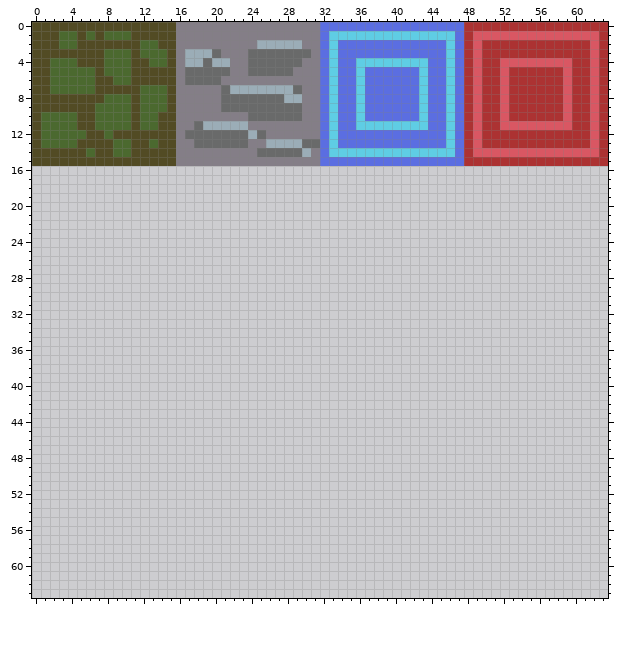
Edited in one commit: pixel-art sprite (games/maze/assets/blocks.16.png). The picture above is the old version.
The file is 64x64 pixels.
Once edited:
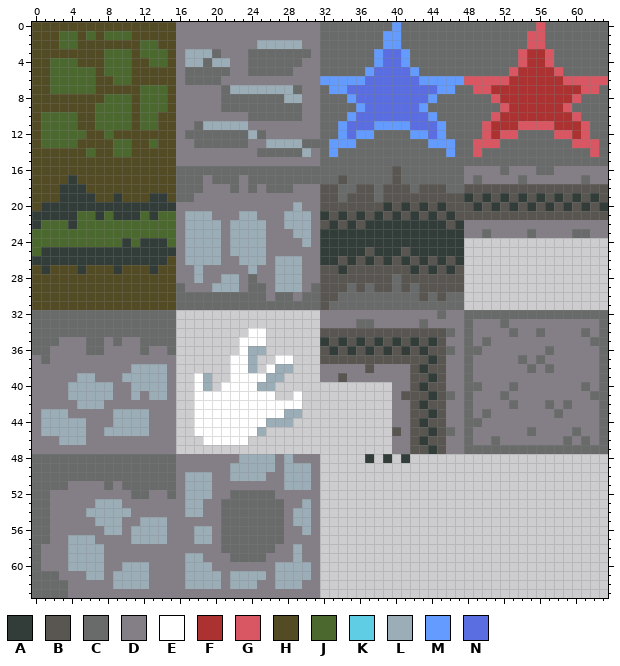
Palette (. is transparent): A #323c39  B #595652  C #696a6a  D #847e87  E #ffffff  F #ac3232  G #d95763  H #524b24  J #4b692f  K #5fcde4  L #9badb7  M #639bff  N #5b6ee1
Changes in this commit:
y 0: x 32..63 NNNNNNNNNNNNNNNNFFFFFFFFFFFFFFFF -> CCCCCCCCMCCCCCCCCCCCCCCCGCCCCCCC
y 1: x 32..54 NKKKKKKKKKKKKKKNFGGGGGG -> CCCCCCCMMCCCCCCCCCCCCCC; x 57..63 GGGGGGF -> CCCCCCC
y 2: x 32..63 NKNNNNNNNNNNNNKNFGFFFFFFFFFFFFGF -> CCCCCCCMMCCCCCCCCCCCCCCGGCCCCCCC
y 3: x 32..38 NKNNNNN -> CCCCCCM; x 41..54 NNNNNKNFGFFFFF -> MCCCCCCCCCCCCG; x 57..63 FFFFFGF -> GCCCCCC
y 4: x 32..53 NKNNKKKKKKKKNNKNFGFFGG -> CCCCCCMNNMCCCCCCCCCCCC; x 55..56 GG -> FF; x 58..63 GGFFGF -> CCCCCC
y 5: x 32..37 NKNNKN -> CCCCCM; x 42..53 NKNNKNFGFFGF -> MCCCCCCCCCCG; x 58..63 FGFFGF -> GCCCCC
y 6: x 32..36 NKNNK -> MMMMM; x 43..48 KNNKNF -> MMMMMG; x 50..51 FF -> GG; x 60..61 FF -> GG; x 63 F -> G
y 7: x 32..34 NKN -> CMM; x 36 K -> N; x 43 K -> N; x 45..48 NKNF -> MMCC; x 50 F -> G; x 52 G -> F; x 59 G -> F; x 61 F -> G; x 63 F -> C
y 8: x 32..36 NKNNK -> CCCMN; x 43..52 KNNKNFGFFG -> NMCCCCCCGF; x 59..63 GFFGF -> FGCCC
y 9: x 32..36 NKNNK -> CCCCM; x 43..51 KNNKNFGFF -> MCCCCCCCC; x 60..63 FFGF -> CCCC
y 10: x 32..36 NKNNK -> CCCMN; x 43..52 KNNKNFGFFG -> NMCCCCCCGF; x 59..63 GFFGF -> FGCCC
y 11: x 32..34 NKN -> CCM; x 36..43 KKKKKKKK -> NNMMMMNN; x 45..50 NKNFGF -> MCCCCG; x 52..53 GG -> FF; x 58..59 GG -> FF; x 61..63 FGF -> GCC
y 12: x 32..34 NKN -> CCM; x 36..43 NNNNNNNN -> MMCCCCMM; x 45..50 NKNFGF -> MCCCCG; x 52..59 FFFFFFFF -> GGCCCCGG; x 61..63 FGF -> GCC
y 13: x 32..48 NKNNNNNNNNNNNNKNF -> CMMMCCCCCCCCMMMCC; x 50..61 FFFFFFFFFFFF -> GGCCCCCCCCGG; x 63 F -> C
y 14: x 32..48 NKKKKKKKKKKKKKKNF -> CMCCCCCCCCCCCCMCC; x 50..61 GGGGGGGGGGGG -> CCCCCCCCCCCC; x 63 F -> C
y 15: x 32..63 NNNNNNNNNNNNNNNNFFFFFFFFFFFFFFFF -> CCCCCCCCCCCCCCCCCCCCCCCCCCCCCCCC
y 16: x 0..63 ................................................................ -> HHHHHHHHHHHHHHHHCCCCCCCCCCCCCCCCCCCCCCCCBCCCCCCCDDDDCDDDCCDDDDDD
y 17: x 0..63 ................................................................ -> HHHHAHHHHHHHHHHHCCCDCCCDCCCCCCCCCCBCCCCCBCCCCCCCDCDDDDCDDDDDDCDD
y 18: x 0..63 ................................................................ -> HHHAAAHHHHHHHHHHCCCDDDCDCDCCCDDDBBCCBBCBBBCBBBCCBBBBBBBBBBBBBBBB
y 19: x 0..63 ................................................................ -> HHHAAAAHHAHHHAAHCCDDDDDDDDDDDDDDBBCBBBCBBBBBBBBBABABABABABABABAB
y 20: x 0..63 ................................................................ -> HAAAAAAAAAAAAAAADDDDDDDDDDDDDLDDBBBBBBBABABABABBBABABABABABABABA
y 21: x 0..63 ................................................................ -> AAAAAJJAJAAAJAJJDLLLDDDLLDDDLLLDABABABABABABABABBBBBBBBBBBBBBBBB
y 22: x 0..63 ................................................................ -> AJJJAJJJJJJJJJJJDLLLLDLLLLDDLLLDBABABAAAAAAAAABADDDDDDDDDDDDDDDD
y 23: x 0..63 ................................................................ -> JJJJJJJJJJJJJJJJDLLLLDLLLLDDDLLDAAAAAAAAAAAAAAAADDCDDDDCDDDDCCDD
y 24: x 0..47 ................................................ -> JJJJJJJJJJAJAAAJDLLLLDLLLLDDDDLDAAAAAAAAAAAAAAAA
y 25: x 0..47 ................................................ -> JAAAAAAAAAAAAAAADLLLLDLLLLDDDDDDAAAAABAAABAAAAAA
y 26: x 0..47 ................................................ -> AAAAAAAAAAAAAAAHDLLLLDDLLLDLLLDDAABABABABABABABA
y 27: x 0..47 ................................................ -> HAHHHAHHHAHHHAHHDDLDDDDDLDDLLLDDBBABBBBBBBABABAB
y 28: x 0..47 ................................................ -> HHHHHHHHHHHHHHHHDDLDDLLDCDDLLLDDBBBBBBBBCBBBBBBB
y 29: x 0..47 ................................................ -> HHHHHHHHHHHHHHHHCDDDLLLDCCDLLLDCBBBCBCBBCBCBBBBB
y 30: x 0..47 ................................................ -> HHHHHHHHHHHHHHHHCCCCCCCCCCDCCDCCBBCCCCCCCCCBCBCC
y 31: x 0..47 ................................................ -> HHHHHHHHHHHHHHHHCCCCCCCCCCCCCCCCBCCCCCCCCCCCCCCC
y 32: x 0..15 ................ -> CCCCCCCCCCCCCCCC; x 32..63 ................................ -> DDDDDDDDDDDDDCDDCCCCCCCCCCCCCCCC
y 33: x 0..15 ................ -> CCCCCCCCCCCCCCCC; x 32..63 ................................ -> DDDDCCDDDDDCDDDDCDDDCDDDDDDDDDDC
y 34: x 0..15 ................ -> CCCCCCCCCCCCCCCC; x 24..25 .. -> EE; x 32..63 ................................ -> BBBBBBBBBBBBBBCDCDDDDCDDCDDDDCDC
y 35: x 0..15 ................ -> CCCDDDCCDCDDCCCC; x 23..25 ... -> EEE; x 32..63 ................................ -> ABABABABABABABDDCDCDDDDDDDDDDDCC
y 36: x 0..15 ................ -> CCDDDDCCDDDDCDDC; x 23..25 ... -> ELL; x 32..63 ................................ -> BABABABABABABBCDCCDDDDDDDCDDDDDC
y 37: x 0..15 ................ -> DCDDDDDDDDDDDDDD; x 22..24 ... -> EEL; x 27..28 .. -> EE; x 32..63 ................................ -> BBBBBBBBBBBBABDDCDDDDDCDCDDDDDDC
y 38: x 0..15 ................ -> DDDDDDDDDDDLLLLD; x 22..24 ... -> EEL; x 26..28 ... -> ELL; x 32..63 ................................ -> DDDDDBDDDDBABBDDCDDDDDDCDCDDDDDC
y 39: x 0..15 ................ -> DDDDDLLDDDLLLLLD; x 18..19 .. -> EL; x 22..27 ...... -> EEEELL; x 32..63 ................................ -> DDBDDDDDDDBBABDDCDDDDDDDDDDDDDDC
y 40: x 0..15 ................ -> DDDDLLLLLDDLLLLD; x 18..19 .. -> EL; x 21..26 ...... -> EEEELL; x 40..63 ........................ -> DDBABBDDCCDDDCDDDDDDDCDC
y 41: x 0..15 ................ -> DDDDLLLLLDDLDLLD; x 18..26 ......... -> EEEEEEEEE; x 29 . -> E; x 40..63 ........................ -> DBBBABCDCDDDCDDDDDDDDDCC
y 42: x 0..15 ................ -> DDDDDLLLDDDDDDDD; x 18..29 ............ -> EEEEEEEEEEEE; x 40..63 ........................ -> DDBABBDDCDDDDCDDDCDCDDDC
y 43: x 0..15 ................ -> DLLLDDDDDLLLLDDD; x 18..29 ............ -> EEEEEEEEEELL; x 40..63 ........................ -> DDBBABDDCDCDDDDDDDCDDDDC
y 44: x 0..15 ................ -> DLLLLLDDDLLLLDDD; x 18..28 ........... -> EEEEEEEELLL; x 40..63 ........................ -> DDBABBDDCCDDDDDDDDDDDDDC
y 45: x 0..15 ................ -> DLLLLLDDLLLLLDDD; x 18..25 ........ -> EEEEEEEL; x 40..63 ........................ -> BDBBABCDCDDDDDDCDDDDCDDC
y 46: x 0..15 ................ -> DDDLLLDDDDDDDDDD; x 19..23 ..... -> EEEEE; x 40..63 ........................ -> DDBABBDDCDDCDDDDDDDCDCDC
y 47: x 0..15 ................ -> DDDDDDDDDDDDDDDD; x 40..63 ........................ -> DDBBABDDCCCCCCCCCCCCCCCC
y 48: x 0..31 ................................ -> CCCCCCCCCCCCCCCCDDDDDDDLLLLDLDDD; x 37 . -> A; x 39 . -> A; x 41 . -> A
y 49: x 0..31 ................................ -> CCCCCCCCCCCCCCCCDDDDDDLLLLLDLLLD
y 50: x 0..31 ................................ -> CCCCCCCCCCCCCCCCDLLLDDLLLLDDLLLD
y 51: x 0..31 ................................ -> CCCCDDDDCDCCCCCCDLLLDDDDDDDDLLLD
y 52: x 0..31 ................................ -> CCDDDDDDDDDCCDDCDLLLDDCCCCCDDDDD
y 53: x 0..31 ................................ -> CCDDDDDLLLDDDDDDDLLDDCCCCCCCDDLD
y 54: x 0..31 ................................ -> CCDDDDLLLLLDDDDDDLLDDCCCCCCCDLLD
y 55: x 0..31 ................................ -> CCDDDDDLLLDDLLLDDDDDDCCCCCCCDLLD
y 56: x 0..31 ................................ -> CCDDDDDDLLDLLLLDDDLLDCCCCCCCDDLD
y 57: x 0..31 ................................ -> CCDDLLLDDDDLLLLDDDLLDCCCCCCCDDDD
y 58: x 0..31 ................................ -> CDDDLLLLDDDDDDDDDDDDDCCCCCCDDLDD
y 59: x 0..31 ................................ -> CDDDLLLLDDDDDDDDDLLDDDCCCCDDDLDD
y 60: x 0..31 ................................ -> CDDDLLLLDDLLLDDDDLLLDDDDDDDLLLLD
y 61: x 0..31 ................................ -> CCCDDDLLDLLLLDDDDLLLLDLLLLDLLLLD
y 62: x 0..31 ................................ -> CCCCDDDDDLLLLDDDDLLLLDLLLDDLLLDD
y 63: x 0..31 ................................ -> CCCCDDDDDDDDDDDDDDDDDDDDDDDDDDDD
Changed places in both pictures, as pixel boxes (x1, y1, x2, y2):
changed: (32, 22, 608, 598)
